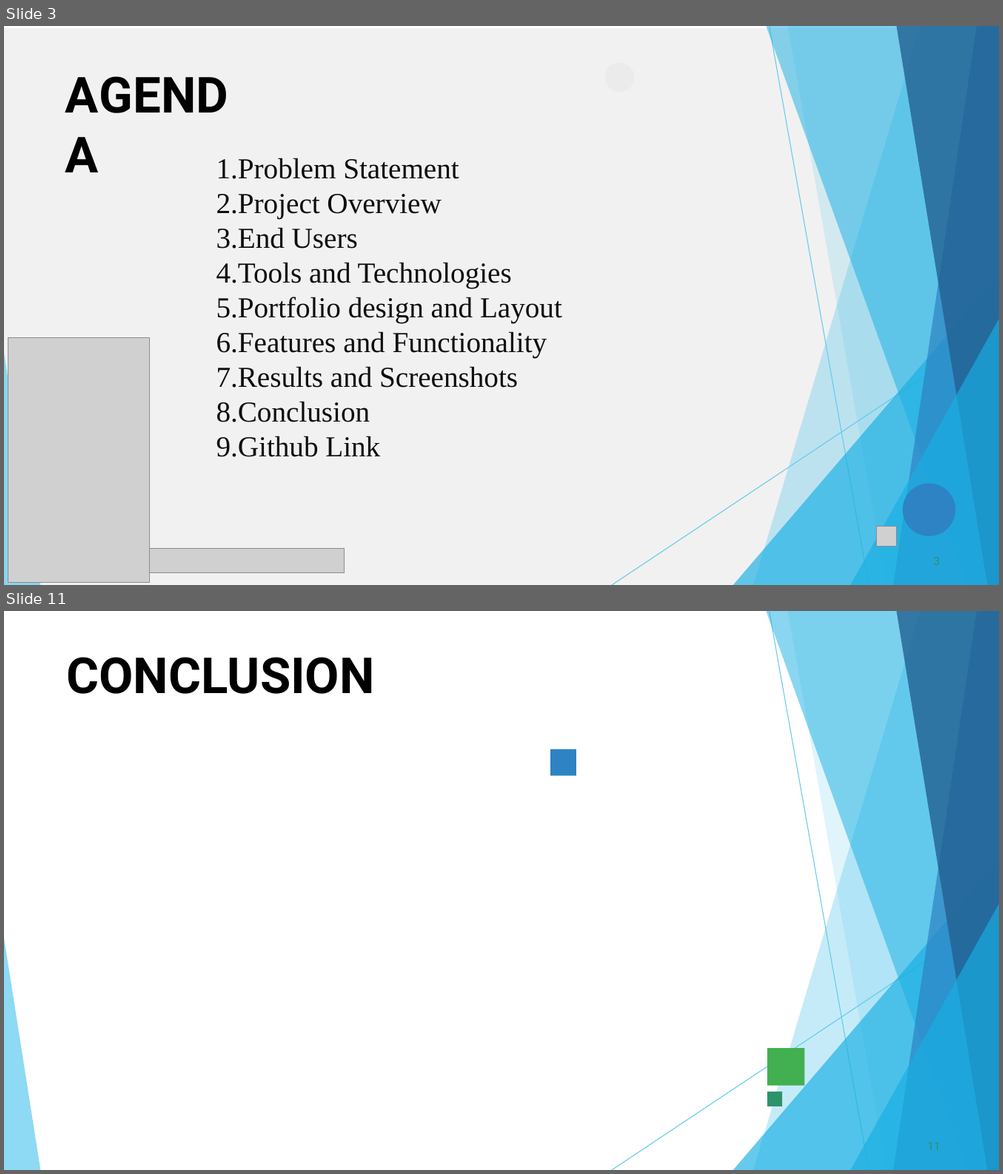
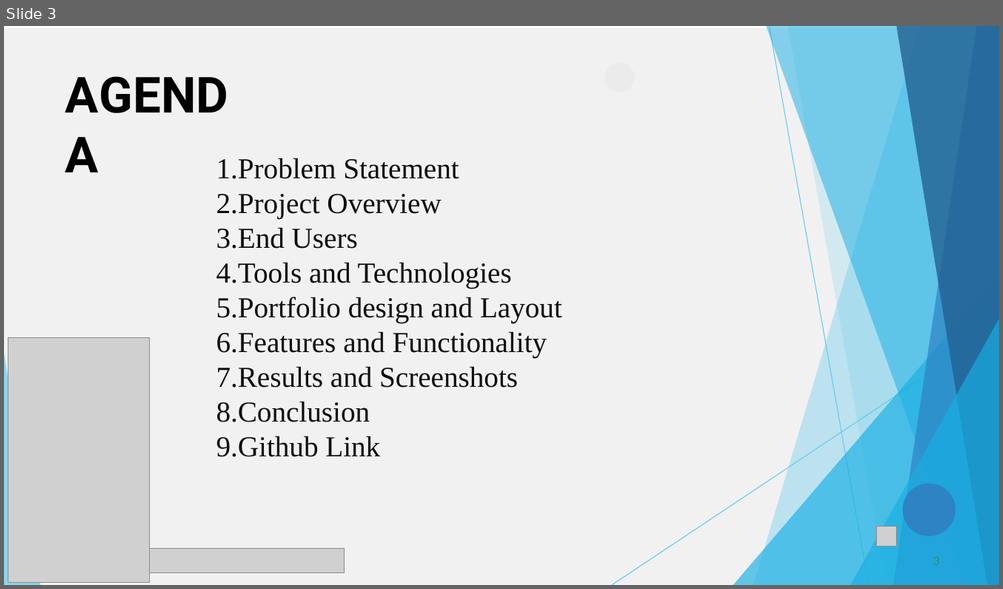
Before and after one commit to prabhakaran8518-ops/Priya-.p, a slide deck: PPT FWD TNSDC 2025 (1).pptx. Shown one above the other, each under a label of ours: slides 3 and 11 before the commit, slide 3 after it; the slides between them are not shown. The pictures are 1003x1174 and 1003x589 pixels, drawn with LibreOffice and Linux fonts; fonts in the diff are those of the drawing; grey boxes stand for pictures; background and template pictures are left out. Boxes give left, top, right and bottom in pixels: in the first picture for what was removed or moved away, otherwise in the second. Text is boxed around its words. In the diff, an @@ line names an element or a change of style, - is before the commit and + after.

```diff
--- a/PPT FWD TNSDC 2025 (1).pptx
+++ b/PPT FWD TNSDC 2025 (1).pptx
@@ slide 11 removed at [4,611,999,1170], background #FFFFFF @@
@@ freeform shape removed at [753,611,999,1170] @@
@@ freeform shape removed at [765,611,999,1170] @@
@@ freeform shape removed at [769,612,869,1170] @@
@@ freeform shape removed at [788,611,999,1170] @@
@@ freeform shape removed at [893,611,999,1170] @@
@@ freeform shape removed at [896,611,999,1170] @@
@@ title removed at [67,657,375,694] @@
-CONCLUSION
@@ freeform shape removed at [550,749,575,775] @@
@@ freeform shape removed at [733,860,999,1170] @@
@@ freeform shape removed at [612,912,999,1170] @@
@@ freeform shape removed at [850,904,999,1170] @@
@@ freeform shape removed at [4,939,40,1170] @@
@@ freeform shape removed at [767,1048,805,1085] @@
@@ freeform shape removed at [767,1092,782,1107] @@
@@ page number removed at [927,1142,939,1150] @@
-11
```
Also in this commit, not shown: 8 slides changed, 2 slides added, 1 other slide removed.
